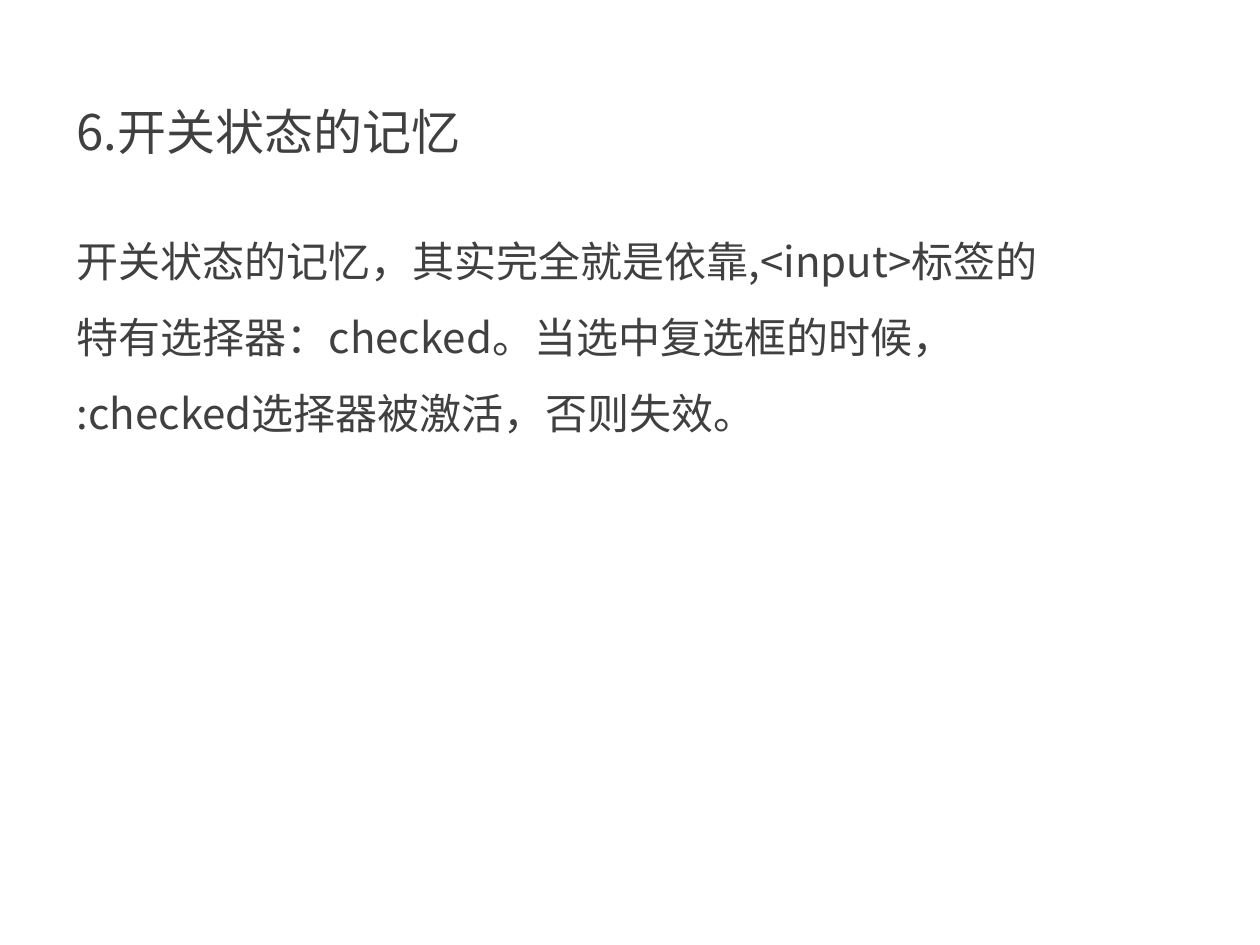
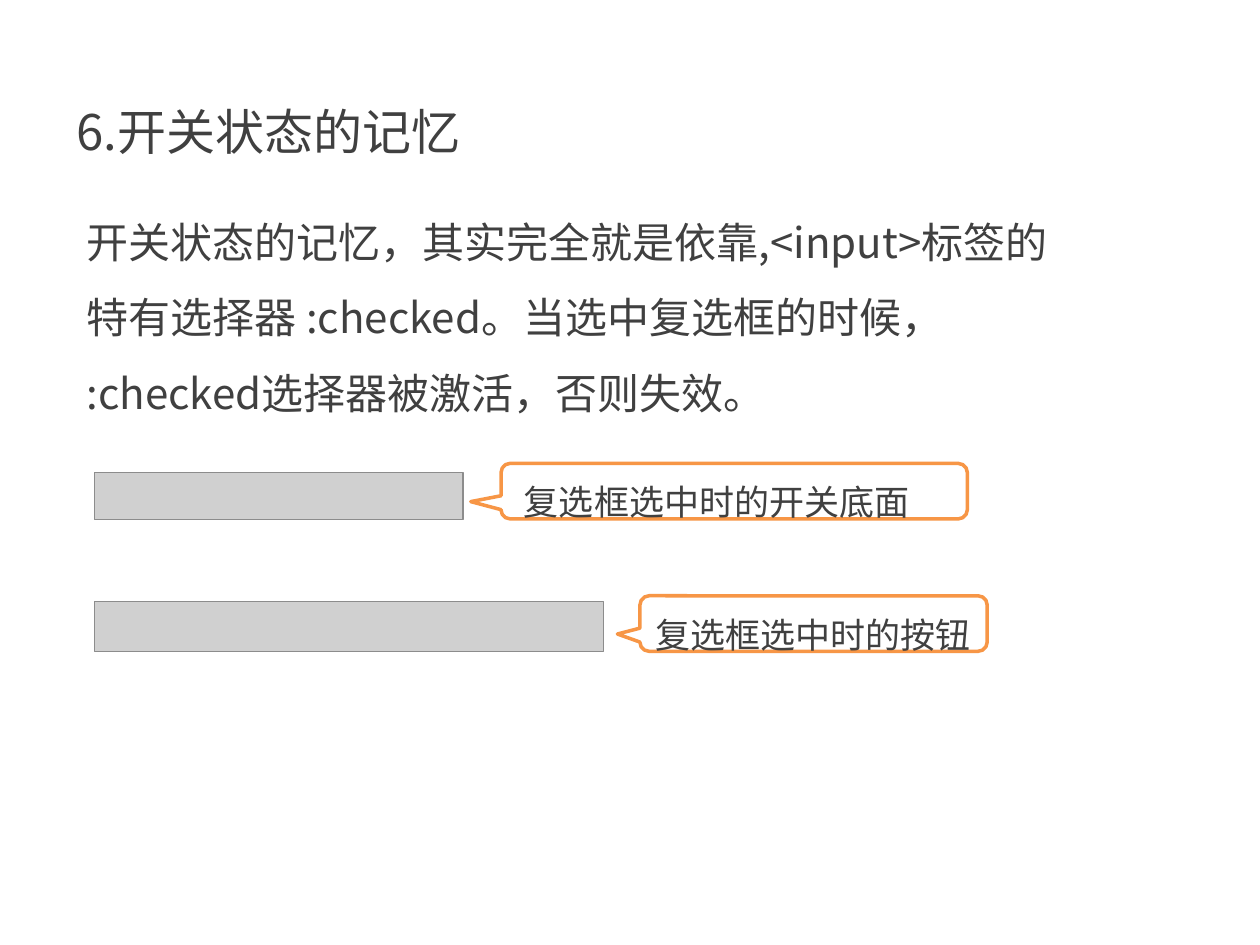
Before and after one commit to kong66/webAni, a slide deck: slide 19 of 6-neon/neon.pptx. Drawn at 1260x945 pixels with LibreOffice and Linux fonts; fonts in the diff are those of the drawing; grey boxes stand for pictures. Boxes give left, top, right and bottom in pixels: in the first picture for what was removed or moved away, otherwise in the second. Text is boxed around its words. In the diff, an @@ line names an element or a change of style, - is before the commit and + after.

```diff
--- a/6-neon/neon.pptx
+++ b/6-neon/neon.pptx
@@ text "开关状态的记忆，其实完全就是依靠,<input>标签的特有选择器 :checked。当选中复选框的时候，": place and size @@
-text "开关状态的记忆，其实完全就是依靠,<input>标签的特有选择器 :checked。当选中复选框的时候，" at bbox=[77, 241, 1038, 434]
+text "开关状态的记忆，其实完全就是依靠,<input>标签的特有选择器 :checked。当选中复选框的时候，" at bbox=[87, 222, 1048, 414]
@@ text at bbox=[87, 222, 1048, 338]: text changed @@
-开关状态的记忆，其实完全就是依靠,<input>标签的特有选择器：checked。当选中复选框的时候，
+开关状态的记忆，其实完全就是依靠,<input>标签的特有选择器 :checked。当选中复选框的时候，
@@ picture added at bbox=[94, 472, 464, 520] @@
@@ rounded speech box added at bbox=[501, 464, 968, 519], fill #FFFFFF, outline #F79646 2 pt, 20 pt, text #404040 @@
+复选框选中时的开关底面
@@ rounded speech box added at bbox=[640, 596, 988, 651], fill #FFFFFF, outline #F79646 2 pt, 20 pt, text #404040 @@
+复选框选中时的按钮
@@ picture added at bbox=[94, 601, 604, 651] @@
```
Also in this commit, not shown: 3 other slides changed, 9 slides added, 1 slide removed, 5 other files.
